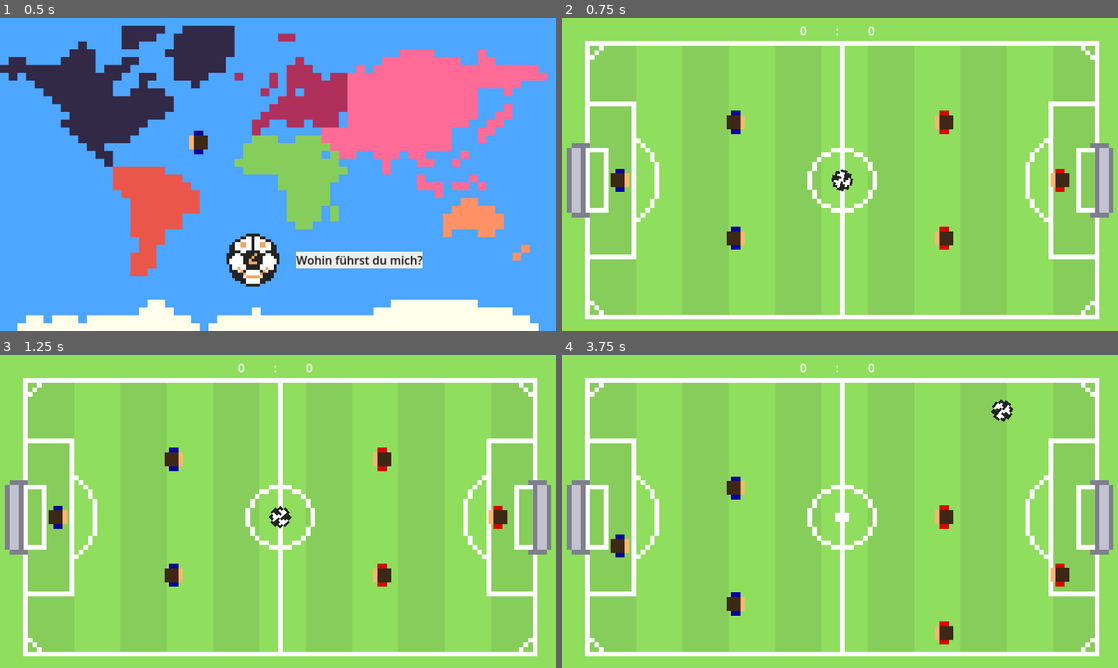
Above: before the commit, frames 1-4 (two rows, left to right).
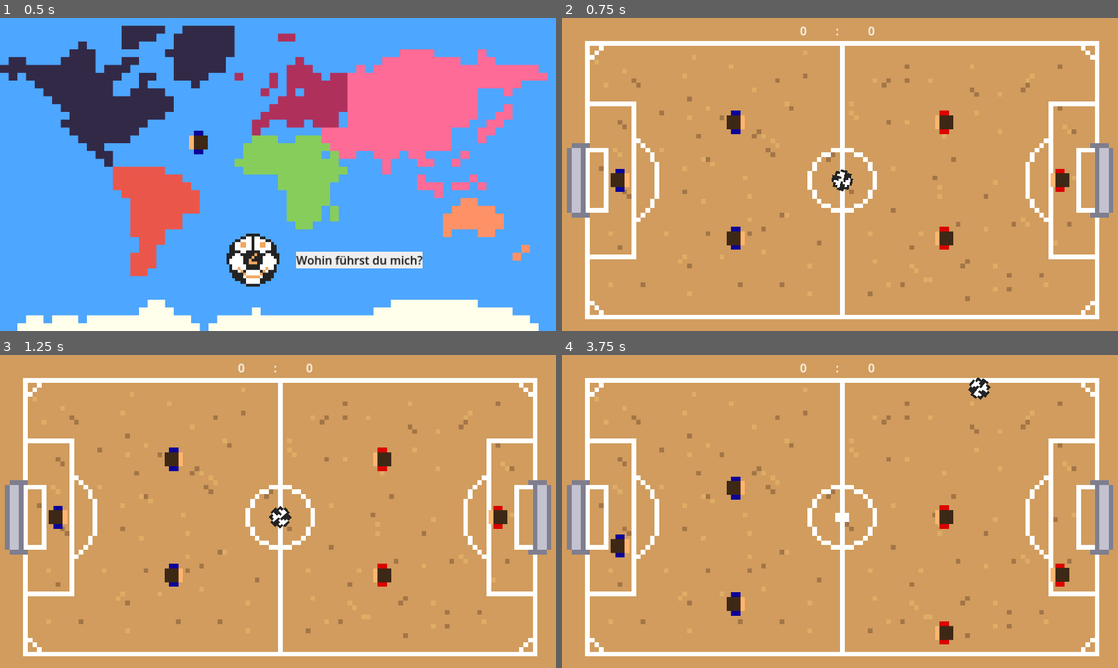
Above: after the commit, the same moments.

Repository: HephaistosForge/Boltzplatz
Game: Godot game, scene res://scenes/main_menu/main_menu.tscn
The game is run twice, just before and just after one commit, with the same random seed, the same clock (stepped at 60 frames per second) and the same inputs. The engine's default icon, where the game draws it, is replaced by a stand-in: a white triangle on a blue panel in a dark square.
Inputs (mouse positions are in pixels of both pictures, inside the frame that each line leads up to):
- Up to frame 1 (0.5 s): no input
- Up to frame 2 (0.75 s): click (762, 143) at 0.5 s
- Up to frame 3 (1.25 s): no input
- Up to frame 4 (3.75 s): tap Enter (kick_player_right) at 1.25 s; hold Down (down_player_right) 1.28-2.03 s; hold S (down_player_left) 2.03-2.78 s; hold Down (down_player_right) 2.78-3.53 s; hold W (up_player_left) from 3.53 s (still down)

Frame 1 is identical in both runs. In frame 2, 90% of the frame differs, in the area x 0-100%, y 0-100%; in frame 3, 90%; in frame 4, 90%.

Commit message:
Add global script, Add utility functions, Add level_settings information save on scene change

Diff:
--- a/project.godot
+++ b/project.godot
@@ -14,6 +14,10 @@
 run/main_scene="res://scenes/main_menu/main_menu.tscn"
 config/features=PackedStringArray("4.0", "Forward Plus")
 config/icon="res://icon.svg"
+
+[autoload]
+
+Global="*res://singleton/global.gd"
 
 [display]
 
--- a/scenes/goal/goal.gd
+++ b/scenes/goal/goal.gd
@@ -18,9 +18,6 @@
 	elif goal_position == GOAL_POSITION.RIGHT:
 		score.add_one_to_player_left()
 
-	var sfx = AudioStreamPlayer2D.new()
-	sfx.stream = goal_scoring_sfx
-	add_child(sfx)
-	sfx.play()
+	Global.create_audio_stream(goal_scoring_sfx)
 
 	ball.set_to_position(get_viewport().get_visible_rect().get_center())
--- a/scenes/level_manager/level_manager.gd
+++ b/scenes/level_manager/level_manager.gd
@@ -1,6 +1,4 @@
 extends Node
-
-@export var level_settings: LEVEL_SETTINGS = LEVEL_SETTINGS.DEFAULT
 
 # Backgrounds
 @export var bg_default: CompressedTexture2D
@@ -14,36 +12,26 @@
 @onready var ball: RigidBody2D = get_parent().get_node("Ball")
 @onready var background: TextureRect = get_parent().get_node("Background")
 
-enum LEVEL_SETTINGS {
-	DEFAULT,
-	DEFAULT2,
-	DEFAULT_NO_GOAL,
-	STREET,
-	MUD,
-	ICE,
-	SAND
-}
-
 
 func _ready():
-	set_level_settings(level_settings)
+	set_level_settings(Global.selected_level_settings)
 
 
 func set_level_settings(level_setting: int) -> void:
-	match level_setting as LEVEL_SETTINGS:
-		LEVEL_SETTINGS.DEFAULT:
+	match level_setting as Global.LEVEL_SETTINGS:
+		Global.LEVEL_SETTINGS.DEFAULT:
 			_update_level_settings(700, bg_default)
-		LEVEL_SETTINGS.DEFAULT2:
+		Global.LEVEL_SETTINGS.DEFAULT2:
 			_update_level_settings(700, bg_default2)
-		LEVEL_SETTINGS.DEFAULT_NO_GOAL:
+		Global.LEVEL_SETTINGS.DEFAULT_NO_GOAL:
 			_update_level_settings(700, bg_default_no_goal)
-		LEVEL_SETTINGS.STREET:
+		Global.LEVEL_SETTINGS.STREET:
 			_update_level_settings(900, bg_street)
-		LEVEL_SETTINGS.MUD:
+		Global.LEVEL_SETTINGS.MUD:
 			_update_level_settings(550, bg_mud)
-		LEVEL_SETTINGS.ICE:
+		Global.LEVEL_SETTINGS.ICE:
 			_update_level_settings(1400, bg_ice)
-		LEVEL_SETTINGS.SAND:
+		Global.LEVEL_SETTINGS.SAND:
 			_update_level_settings(600, bg_sand)
 		_:
 			pass
@@ -55,4 +43,4 @@
 
 
 func set_random_level_settings() -> void:
-	set_level_settings(randi_range(0, LEVEL_SETTINGS.size() - 1))
+	set_level_settings(randi_range(0, Global.LEVEL_SETTINGS.size() - 1))
--- a/scenes/main_menu/main_menu.gd
+++ b/scenes/main_menu/main_menu.gd
@@ -5,3 +5,4 @@
 
 func _on_dummy_country_button_pressed():
 	get_tree().change_scene_to_packed(default_continent)
+	Global.selected_level_settings = Global.LEVEL_SETTINGS.SAND
--- a/scenes/rods_with_figures/rod_with_figures.gd
+++ b/scenes/rods_with_figures/rod_with_figures.gd
@@ -62,11 +62,7 @@
 				tween.tween_property(child.get_node("CollisionShape2D"), "position", kicking_vector, KICKING_SPEED)
 				tween.tween_property(child.get_node("CollisionShape2D"), "position", Vector2.ZERO, KICKING_SPEED)
 
-		var sfx = AudioStreamPlayer2D.new()
-		sfx.stream = ball_kicking_sfx
-		sfx.pitch_scale = randf_range(0.95, 1.25) # Fine tuned for slight sound variation
-		add_child(sfx)
-		sfx.play()
+		Global.create_audio_stream_with_random_pitch(ball_kicking_sfx, 0.95, 1.25) # Fine tuned for slight sound variation
 
 		can_kick = true
 
--- /dev/null
+++ b/singleton/global.gd
@@ -0,0 +1,31 @@
+extends Node
+
+enum LEVEL_SETTINGS {
+	DEFAULT,
+	DEFAULT2,
+	DEFAULT_NO_GOAL,
+	STREET,
+	MUD,
+	ICE,
+	SAND
+}
+
+var selected_level_settings: LEVEL_SETTINGS
+
+
+func create_audio_stream_with_random_pitch(stream: AudioStream, upper_limit: float, lower_limit: float) -> void:
+	var sfx = _create_new_audio_stream()
+	sfx.pitch_scale = randf_range(upper_limit, lower_limit) # Fine tuned for slight sound variation
+	create_audio_stream(stream)
+
+
+func create_audio_stream(stream: AudioStream) -> void:
+	var sfx = _create_new_audio_stream()
+	sfx.stream = stream
+	sfx.play()
+
+
+func _create_new_audio_stream() -> AudioStreamPlayer2D:
+	var sfx = AudioStreamPlayer2D.new()
+	add_child(sfx)
+	return sfx
